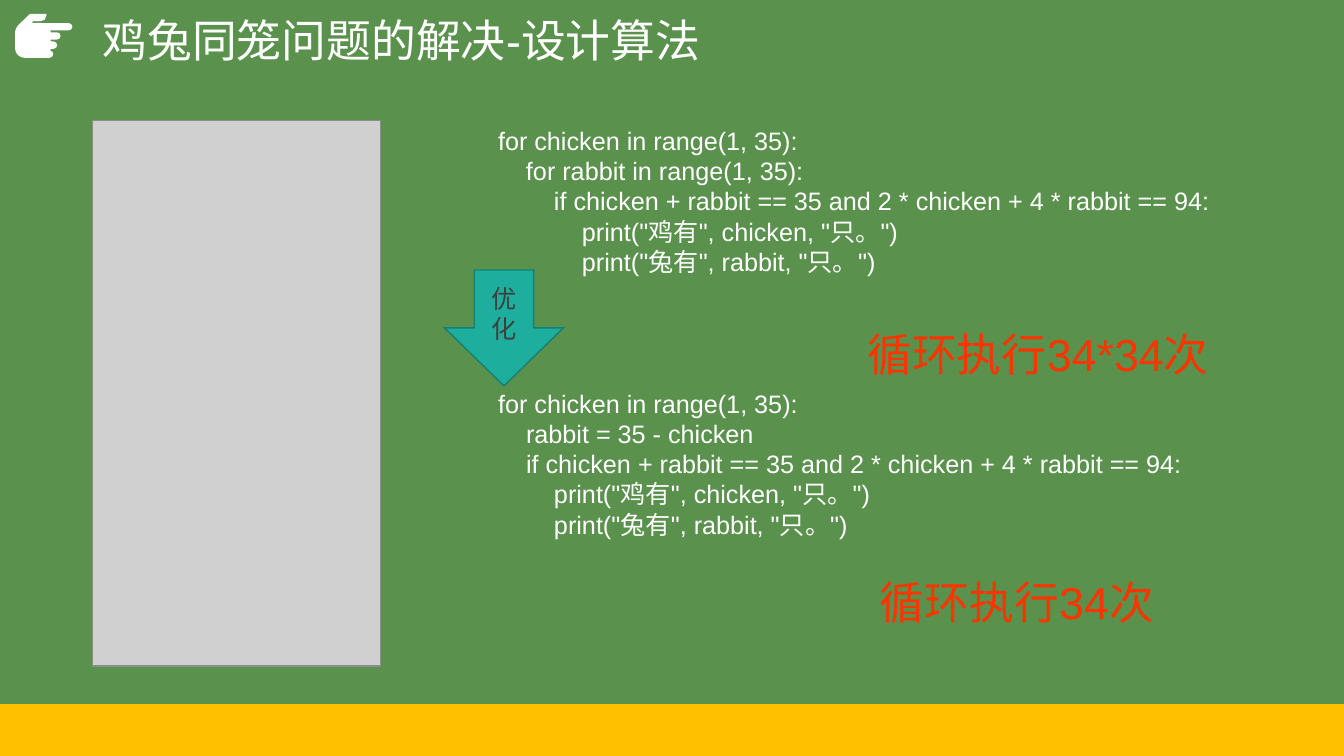
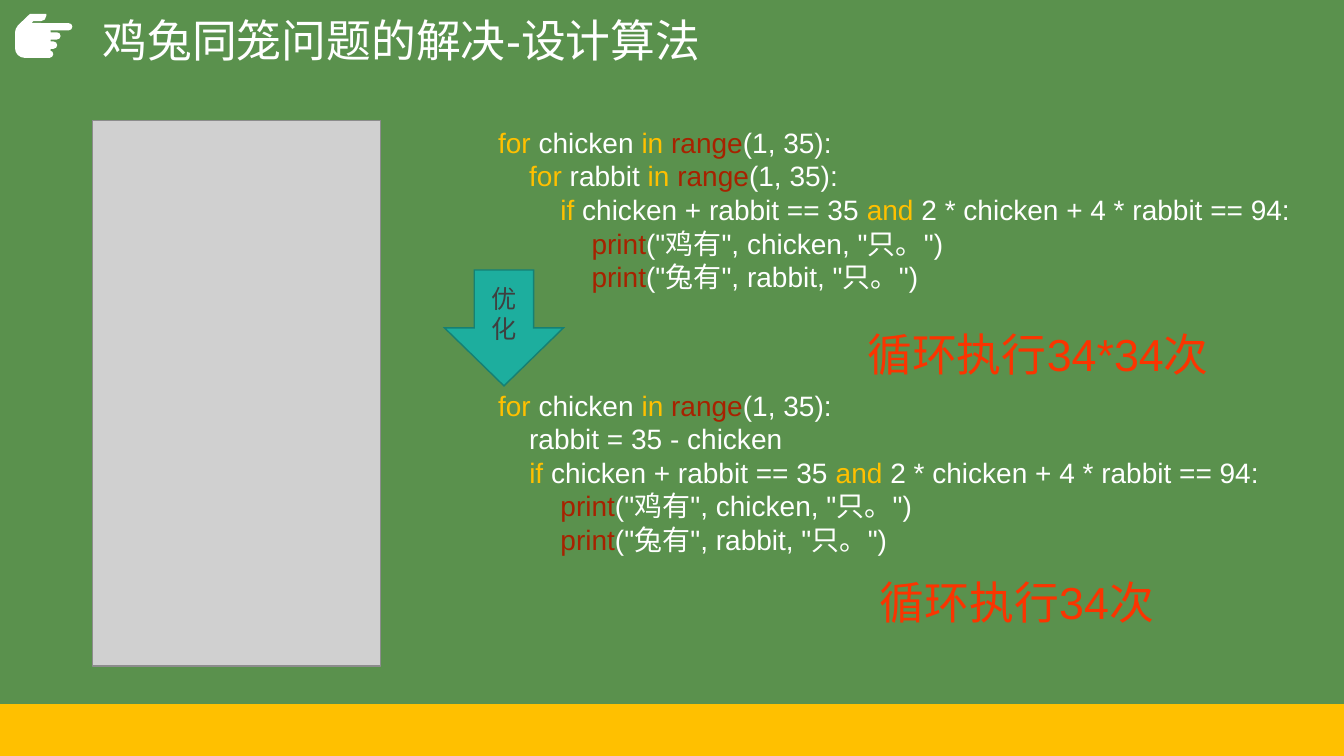
Before and after one commit to hongm32/2020design, a slide deck: slide 11 of 【第09课】4.1算法及其特征/【第09课】4.1算法及其特征.pptx. Drawn at 1344x756 pixels with LibreOffice and Linux fonts; fonts in the diff are those of the drawing; grey boxes stand for pictures. Boxes give left, top, right and bottom in pixels: in the first picture for what was removed or moved away, otherwise in the second. Text is boxed around its words. In the diff, an @@ line names an element or a change of style, - is before the commit and + after.

Commit message:
修改《【第09课】4.1算法及其特征》教学课件及相关源码

```diff
--- a/【第09课】4.1算法及其特征/【第09课】4.1算法及其特征.pptx
+++ b/【第09课】4.1算法及其特征/【第09课】4.1算法及其特征.pptx
@@ text "for chicken in range(1, 35):" at (498, 132, 1290, 292): size 18 to 20 pt; text colour #FFFFFF to #FFC000 in "for in", "for in", "if and"; text colour #FFFFFF to #A82200 in "range(1,", "range(1,", "print("鸡有",", "print("兔有"," @@
@@ text "for chicken in range(1, 35):" at (498, 395, 1259, 555): size 18 to 20 pt; text colour #FFFFFF to #FFC000 in "for in", "if and"; text colour #FFFFFF to #A82200 in "range(1,", "print("鸡有",", "print("兔有"," @@
```
Also in this commit, not shown: 8 other slides changed, 5 other files.
